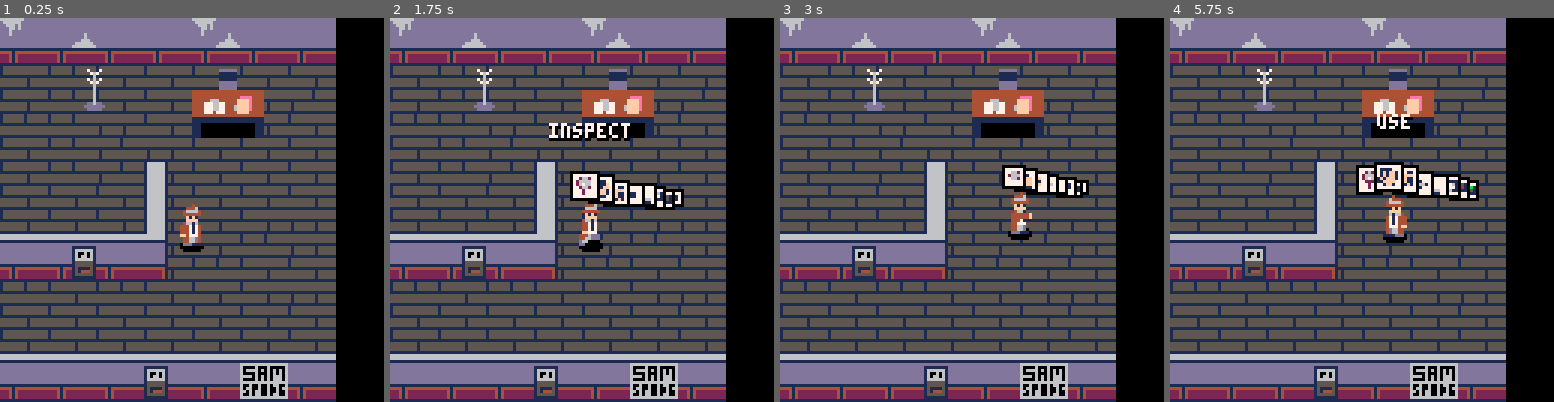
Above: before the commit, frames 1-4 (left to right).
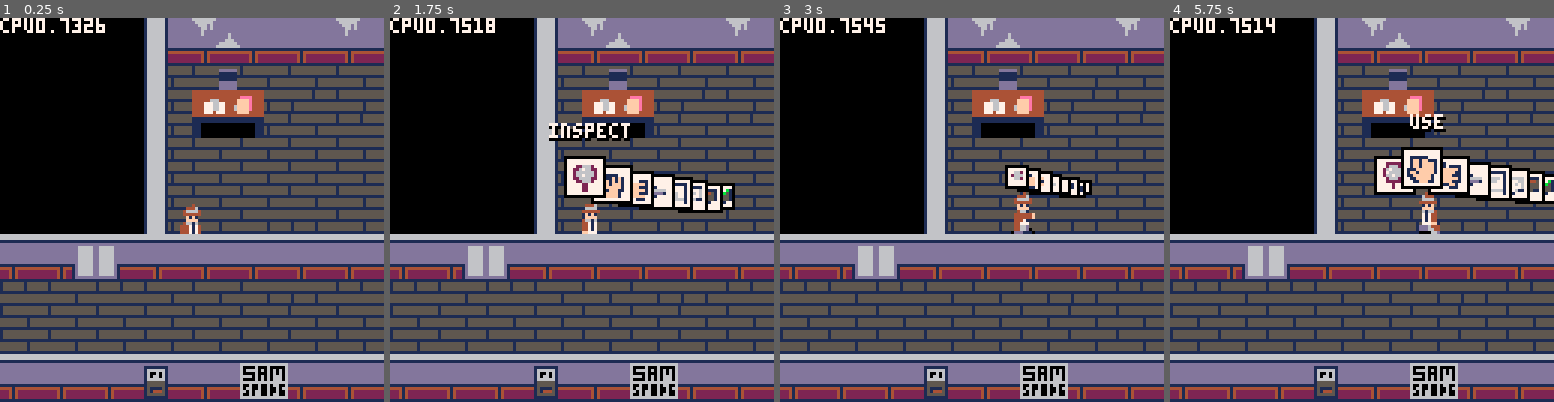
Above: after the commit, the same moments.

Repository: pvan/pico8
Game: PICO-8 cartridge gumshoe.p8
The game is run twice, just before and just after one commit, with the same random seed, the same clock (stepped at 60 frames per second) and the same inputs.
Inputs:
- Up to frame 1 (0.25 s): no input
- Up to frame 2 (1.75 s): tap X (X key) at 0.33, 1.07 s; tap O (Z key) at 0.7, 1.7 s; hold Right from 1.6 s (still down)
- Up to frame 3 (3 s): tap X (X key) at 1.85, 2.97 s; release Right at 2.1 s; tap O (Z key) at 2.1, 2.5, 2.9 s; hold Up 2.15-2.42 s; hold Right from 2.47 s (still down)
- Up to frame 4 (5.75 s): release Right at 3.03 s; hold Left 3.08-3.58 s; tap O (Z key) every 0.4 s from 3.3 to 5.7 s; hold Down 3.63-3.97 s; hold Right 4.02-4.68 s; tap X (X key) at 4.08, 5.2 s; hold Up 4.73-5.03 s; hold Left 5.08-5.68 s; hold Down from 5.73 s (still down)

The runs differ from the first frame. In frame 1, 42% of the frame differs, in the area x 0-100%, y 0-100%; in frame 2, 45%; in frame 3, 43%; in frame 4, 46%.

Commit message:
gumshoe: expand map, camera follow, cpu debug

Diff:
--- a/gumshoe.p8
+++ b/gumshoe.p8
@@ -23,12 +23,16 @@
  init_player()
  palreset()
 
+ spawn_obj_on_maptiles()
+
+ cx,cy=0,0
+
 end
 
 
 
 function _update()
-
+ gtime={}
 
  --debug menu
  if btn(❎) and btn(🅾️) then
@@ -53,18 +57,31 @@
   if (pm==1) debugcols=not debugcols
   if (pm==2) debugtrigs=not debugtrigs
   if (pm==4) debuginvobj=not debuginvobj
-  if (pm==3) debugxxx=not debugxxx
+  if (pm==3) debugcpu=not debugcpu
   pm=0
  end
 
 
 
+
+ add(gtime,{"pre",stat(1)})
  update_inv_icons()
+ add(gtime,{"inv",stat(1)})
 
  if not inventory_open then
   player_update(dx,dy)
  end
-
+ add(gtime,{"plr",stat(1)})
+
+
+ --camera follow
+ pwx,pwy=px,py
+ pwx-=64 pwy-=64 //to cam coords
+ cgap=24
+ if (pwx>cx+cgap) cx=pwx-cgap
+ if (pwx<cx-cgap) cx=pwx+cgap
+ if (pwy>cy+cgap) cy=pwy-cgap
+ if (pwy<cy-cgap) cy=pwy+cgap
 
 end
 
@@ -115,6 +132,8 @@
 function _draw()
  cls()
 
+ camera(cx,cy)
+
  map()
 
  --sort objects + player
@@ -126,6 +145,8 @@
  end
  add(ypos,{pybase(),0})
  sort_objs(ypos)
+
+ add(gtime,{"sort",stat(1)})
 
  --ok this is pretty simple
  --except for the special glass
@@ -149,7 +170,9 @@
  drewplayer=false
  for i=1,#ypos do
   if ypos[i][2]==0 then
+   add(gtime,{"drawobjb4plyr",stat(1)})
    draw_player_behind_glass()
+   add(gtime,{"drawglass/plyer",stat(1)})
    drewplayer=true
   else
    local obj=things[ypos[i][2]]
@@ -167,10 +190,14 @@
   end
  end
 
+ add(gtime,{"drawobjafterplr",stat(1)})
 
  draw_inventory()
-
-
+ add(gtime,{"drawinv",stat(1)})
+
+
+ camera()
+ cursor()
 
  if pause_menu then
   spr(15,64-4,64-4)
@@ -202,9 +229,19 @@
   end
  end
 
-
-end
-
+ print2("cpu"..stat(1))
+
+ if debugcpu then
+		print(" ")
+		lastt = 0
+		for i=1,#gtime do
+		 delta = gtime[i][2]-lastt
+		 print2(gtime[i][1].." "..delta)
+		 lastt = gtime[i][2]
+		end
+	end
+
+end
 
 
 -->8
@@ -254,8 +291,7 @@
  if (btn(⬇️)) dy+=1
 
  if dx!=0 or dy!=0 then
-	 usebox={px+dx*4,
-	         py+11+dy*4,
+	 usebox={px+dx*4, py+11+dy*4,
 	         8,8}
  end
 
@@ -342,15 +378,15 @@
 	 else
 
 	  --diagonal movement
-	  for x in all(hotx) do
-	   for y in all(hoty) do
+	  for x in all(edgex) do
+	   for y in all(edgey) do
 	    local hx,hy=px+x,py+y
 	    if (solidtile(hx+dx,hy)) allowx=false
 	    if (solidtile(hx,hy+dy)) allowy=false
 
-	    --check objs here sep from walls so we can ignore them easier
-				 if (newobjcol(hx,hy,dx,0)) allowx=false
-				 if (newobjcol(hx,hy,0,dy)) allowy=false
+--	    --check objs here sep from walls so we can ignore them easier
+--				 if (newobjcol(hx,hy,dx,0)) allowx=false
+--				 if (newobjcol(hx,hy,0,dy)) allowy=false
 
 	   end
 	  end
@@ -728,24 +764,28 @@
 --spawn(3*8,2*8,mold_rack)
 --spawn(9*8,14*8,mold_window)
 
-for x=0,15 do
- for y=0,15 do
-  for m in all(molds) do
-	  if mget(x,y)==m[2] then --spr
-	   for xx=0,m[3]-1 do --sprw
-	    for yy=0,m[4]-1 do --sprh
-	     if x+xx%2==0 then
-	 		   mset(x+xx,y+yy,22)
-	 		  else
-	 		   mset(x+xx,y+yy,22)
-	 		  end
-	    end
-	   end
-	   spawn(x*8,y*8,m)
-	  end
+function spawn_obj_on_maptiles()
+	for x=0,127 do
+	 for y=0,63 do
+	  for m in all(molds) do
+		  if mget(x,y)==m[2] then --spr
+		   for xx=0,m[3]-1 do --sprw
+		    for yy=0,m[4]-1 do --sprh
+		     if x+xx%2==0 then
+		 		   mset(x+xx,y+yy,22)
+		 		  else
+		 		   mset(x+xx,y+yy,22)
+		 		  end
+		    end
+		   end
+		   spawn(x*8,y*8,m)
+		  end
+		 end
 	 end
- end
-end
+	end
+end
+
+
 -->8
 
 
@@ -972,22 +1012,22 @@
 0000000022222222222414222222222222222222000000005555555551555555142222222224142222222222222222410000000015555551151333331aaa4441
 000000002222222222241422222222222222222200000000555555555155555514222222222414222222222222222241000000001111111111133333144a4441
 00000000111111111111111111111111111111110000000011111111111111111111111111111111111111111111111100000000333333333333333311111111
-33333333333333333333333333333333444444444444444444444444555555556666666666666666000000000000000000000000000000000000000011111111
-333337333733333333333733373333334444444444444444444444445dddddd56666666666666666000000000000000000000000000000000000000014441111
-333333767333333333333376733333334444444444444444eeee4444511111151111111111111111000000000000000000000000000000000000000014477711
-33333336333333333333333633333333444444666444444ffffe444411111111eeeeeeeeeeeeeeee000000000000000000000000000000000000000014471711
-33333736373333333333443634443333444477766774444ffffe444451111115e0000e000e00000e000000000000000000000000000000000000000017777711
-33333376733333333334447674663333444477766774446ffffe44445dddddd5e0eeee0e0e0e0e0e000000000000000000000000000000000000000017447111
-33333336333333333334443634643333444477766774446ffffe44445dddddd5e0000e000e0e0e0e000000000000000000000000000000000000000017777441
-33333336333333333334443634643333444477747774444ffff444441dddddd1eeee0e0e0e0eee0e000000000000000000000000000000000000000011111111
-3333333633333333333444363444333344444444444444444444444454444445e0000e0e0e0eee0e000000000000000000000000000000001111111111111111
-3333333633333333333444363333333311111111111111111111111151111115eeeeeeeeeeeeeeee000000000000000000000000000000001444444117776d71
-3333333633333333333444363333333311111111111111111111111151111115e00e00e00e0ee00e00000000000000000000000000000000140404011776dd71
-3333333633333333333443363333333311100000000000000000011151111115e0ee00e00e00e0ee0000000000000000000000000000000014444441176ddd71
-33333dd6dd33333333333dd6dd33333311100000000000000000011154444445ee0e0ee00e00e00e000000000000000000000000000000001400400117ddd771
-3333ddddddd333333333ddddddd3333311100000000000000000011154444445e00e0ee00e0ee00e000000000000000000000000000000001400400117dd7771
-33333ddddd33333333333ddddd33333311100000000000000000011154444445eeeeeeeeeeeeeeee000000000000000000000000000000001444444115777771
-33333333333333333333333333333333111000000000000000000111511111151111111111111111000000000000000000000000000000001111111111111111
+33333333333333333333333333333333444444444444444444444444555555556666666666666666666666666666666600000000000000000000000011111111
+333337333733333333333733373333334444444444444444444444445dddddd56666666666666666666666666666666600000000000000000000000014441111
+333333767333333333333376733333334444444444444444eeee4444511111151111111111111111111111111111111100000000000000000000000014477711
+33333336333333333333333633333333444444666444444ffffe444411111111eeeeeeeeeeeeeeeedddddddddddddddd00000000000000000000000014471711
+33333736373333333333443634443333444477766774444ffffe444451111115e0000e000e00000edd66666dd66666dd00000000000000000000000017777711
+33333376733333333334447674663333444477766774446ffffe44445dddddd5e0eeee0e0e0e0e0edd66666dd66666dd00000000000000000000000017447111
+33333336333333333334443634643333444477766774446ffffe44445dddddd5e0000e000e0e0e0edd66666dd66666dd00000000000000000000000017777441
+33333336333333333334443634643333444477747774444ffff444441dddddd1eeee0e0e0e0eee0edd66666dd66666dd00000000000000000000000011111111
+3333333633333333333444363444333344444444444444444444444454444445e0000e0e0e0eee0edd66666dd66666dd00000000000000001111111111111111
+3333333633333333333444363333333311111111111111111111111151111115eeeeeeeeeeeeeeeedd66666dd66666dd00000000000000001444444111117771
+3333333633333333333444363333333311111111111111111111111151111115e00e00e00e0ee00e1d66666dd66666d100000000000000001404040117777771
+3333333633333333333443363333333311100000000000000000011151111115e0ee00e00e00e0ee1d66666dd66666d100000000000000001444444111111171
+33333dd6dd33333333333dd6dd33333311100000000000000000011154444445ee0e0ee00e00e00e1d66666dd66666d100000000000000001400400117777771
+3333ddddddd333333333ddddddd3333311100000000000000000011154444445e00e0ee00e0ee00e1d66666dd66666d100000000000000001400400111117771
+33333ddddd33333333333ddddd33333311100000000000000000011154444445eeeeeeeeeeeeeeee1dddddddddddddd100000000000000001444444117777771
+33333333333333333333333333333333111000000000000000000111511111151111111111111111111111111111111100000000000000001111111111111111
 33333333000000000000000000000000000000000000000000000000000000000000000000000000000000000000000000000000000000000000000000000000
 33333333000000000000000000000000000000000000000000000000000000000000000000000000000000000000000000000000000000000000000000000000
 30000003000000000000000000000000000000000000000000000000000000000000000000000000000000000000000000000000000000000000000000000000
@@ -1088,19 +1128,19 @@
 0100000000000000000000000040000000000000000001010000000001400000000000000000000040400000000000000000000000000000404000000000000000000000000000000000000000000000000000000000000000000000000000000000000000000000000000000000000000000000000000000000000000000000
 0000000000000000000000000000000000000000000000000000000000000000000000000000000000000000000000000000000000000000000000000000000000000000000000000000000000000000000000000000000000000000000000000000000000000000000000000000000000000000000000000000000000000000
 __map__
-0203030103030303020103030303000000000000000000000000000000000000000000000000000000000000000000000000000000000000000000000000000000000000000000000000000000000000000000000000000000000000000000000000000000000000000000000000000000000000000000000000000000000000
-1213121112131213121112131213000000000000000000000000000000000000000000000000000000000000000000000000000000000000000000000000000000000000000000000000000000000000000000000000000000000000000000000000000000000000000000000000000000000000000000000000000000000000
-1617162021171617162716171617000000000000000000000000000000000000000000000000000000000000000000000000000000000000000000000000000000000000000000000000000000000000000000000000000000000000000000000000000000000000000000000000000000000000000000000000000000000000
-1617163031171617242526171716000000000000000000000000000000000000000000000000000000000000000000000000000000000000000000000000000000000000000000000000000000000000000000000000000000000000000000000000000000000000000000000000000000000000000000000000000000000000
-1616161617171617343536171617000000000000000000000000000000000000000000000000000000000000000000000000000000000000000000000000000000000000000000000000000000000000000000000000000000000000000000000000000000000000000000000000000000000000000000000000000000000000
-1617161617161717161716171617000000000000000000000000000000000000000000000000000000000000000000000000000000000000000000000000000000000000000000000000000000000000000000000000000000000000000000000000000000000000000000000000000000000000000000000000000000000000
-1617161617160c17161716171617000000000000000000000000000000000000000000000000000000000000000000000000000000000000000000000000000000000000000000000000000000000000000000000000000000000000000000000000000000000000000000000000000000000000000000000000000000000000
-1617161716170c17161716171617000000000000000000000000000000000000000000000000000000000000000000000000000000000000000000000000000000000000000000000000000000000000000000000000000000000000000000000000000000000000000000000000000000000000000000000000000000000000
-1617161716170c17161716171717000000000000000000000000000000000000000000000000000000000000000000000000000000000000000000000000000000000000000000000000000000000000000000000000000000000000000000000000000000000000000000000000000000000000000000000000000000000000
-090a090d090a0b17161716161717000000000000000000000000000000000000000000000000000000000000000000000000000000000000000000000000000000000000000000000000000000000000000000000000000000000000000000000000000000000000000000000000000000000000000000000000000000000000
-191a191d191a1b17161616171617000000000000000000000000000000000000000000000000000000000000000000000000000000000000000000000000000000000000000000000000000000000000000000000000000000000000000000000000000000000000000000000000000000000000000000000000000000000000
-1616161716161617161716171717000000000000000000000000000000000000000000000000000000000000000000000000000000000000000000000000000000000000000000000000000000000000000000000000000000000000000000000000000000000000000000000000000000000000000000000000000000000000
-1617161716171617161716171617000000000000000000000000000000000000000000000000000000000000000000000000000000000000000000000000000000000000000000000000000000000000000000000000000000000000000000000000000000000000000000000000000000000000000000000000000000000000
-1617161716171617161716171617000000000000000000000000000000000000000000000000000000000000000000000000000000000000000000000000000000000000000000000000000000000000000000000000000000000000000000000000000000000000000000000000000000000000000000000000000000000000
-090a090a090a0d0a090a2829090a000000000000000000000000000000000000000000000000000000000000000000000000000000000000000000000000000000000000000000000000000000000000000000000000000000000000000000000000000000000000000000000000000000000000000000000000000000000000
-191a191a191a1d1a191a3839191a000000000000000000000000000000000000000000000000000000000000000000000000000000000000000000000000000000000000000000000000000000000000000000000000000000000000000000000000000000000000000000000000000000000000000000000000000000000000
+0000000000000c03020103030303020303010303030302010303030300000000000000000000000000000000000000000000000000000000000000000000000000000000000000000000000000000000000000000000000000000000000000000000000000000000000000000000000000000000000000000000000000000000
+0000000000000c13121112131213121312111213121312111213121300000000000000000000000000000000000000000000000000000000000000000000000000000000000000000000000000000000000000000000000000000000000000000000000000000000000000000000000000000000000000000000000000000000
+0000000000000c17162716171617161716202117161716271617161700000000000000000000000000000000000000000000000000000000000000000000000000000000000000000000000000000000000000000000000000000000000000000000000000000000000000000000000000000000000000000000000000000000
+0000000000000c17242526171716161716303117161724252617171600000000000000000000000000000000000000000000000000000000000000000000000000000000000000000000000000000000000000000000000000000000000000000000000000000000000000000000000000000000000000000000000000000000
+0000000000000c17343536171617161616161717161734353617161700000000000000000000000000000000000000000000000000000000000000000000000000000000000000000000000000000000000000000000000000000000000000000000000000000000000000000000000000000000000000000000000000000000
+0000000000000c17161716171617161716161716171716171617161700000000000000000000000000000000000000000000000000000000000000000000000000000000000000000000000000000000000000000000000000000000000000000000000000000000000000000000000000000000000000000000000000000000
+0000000000000c171617161716171617161617160c1716171617161700000000000000000000000000000000000000000000000000000000000000000000000000000000000000000000000000000000000000000000000000000000000000000000000000000000000000000000000000000000000000000000000000000000
+0000000000000c171617161716171617161716170c1716171617161700000000000000000000000000000000000000000000000000000000000000000000000000000000000000000000000000000000000000000000000000000000000000000000000000000000000000000000000000000000000000000000000000000000
+0000000000000c171617161717171617161716170c1716171617171700000000000000000000000000000000000000000000000000000000000000000000000000000000000000000000000000000000000000000000000000000000000000000000000000000000000000000000000000000000000000000000000000000000
+090a092a2b0a090a090a090a090a090a090d090a0b1716171616171700000000000000000000000000000000000000000000000000000000000000000000000000000000000000000000000000000000000000000000000000000000000000000000000000000000000000000000000000000000000000000000000000000000
+191a193a3b1a191a191a191a191a191a191d191a1b1716161617161700000000000000000000000000000000000000000000000000000000000000000000000000000000000000000000000000000000000000000000000000000000000000000000000000000000000000000000000000000000000000000000000000000000
+1616161716161617161716171717161616171616161716171617171700000000000000000000000000000000000000000000000000000000000000000000000000000000000000000000000000000000000000000000000000000000000000000000000000000000000000000000000000000000000000000000000000000000
+1617161716171617161716171617161716171617161716171617161700000000000000000000000000000000000000000000000000000000000000000000000000000000000000000000000000000000000000000000000000000000000000000000000000000000000000000000000000000000000000000000000000000000
+1617161716171617161716171617161716171617161716171617161700000000000000000000000000000000000000000000000000000000000000000000000000000000000000000000000000000000000000000000000000000000000000000000000000000000000000000000000000000000000000000000000000000000
+090a090a090a0d0a090a2829090a090a090a090a0d0a090a2829090a00000000000000000000000000000000000000000000000000000000000000000000000000000000000000000000000000000000000000000000000000000000000000000000000000000000000000000000000000000000000000000000000000000000
+191a191a191a1d1a191a3839191a191a191a191a1d1a191a3839191a00000000000000000000000000000000000000000000000000000000000000000000000000000000000000000000000000000000000000000000000000000000000000000000000000000000000000000000000000000000000000000000000000000000
